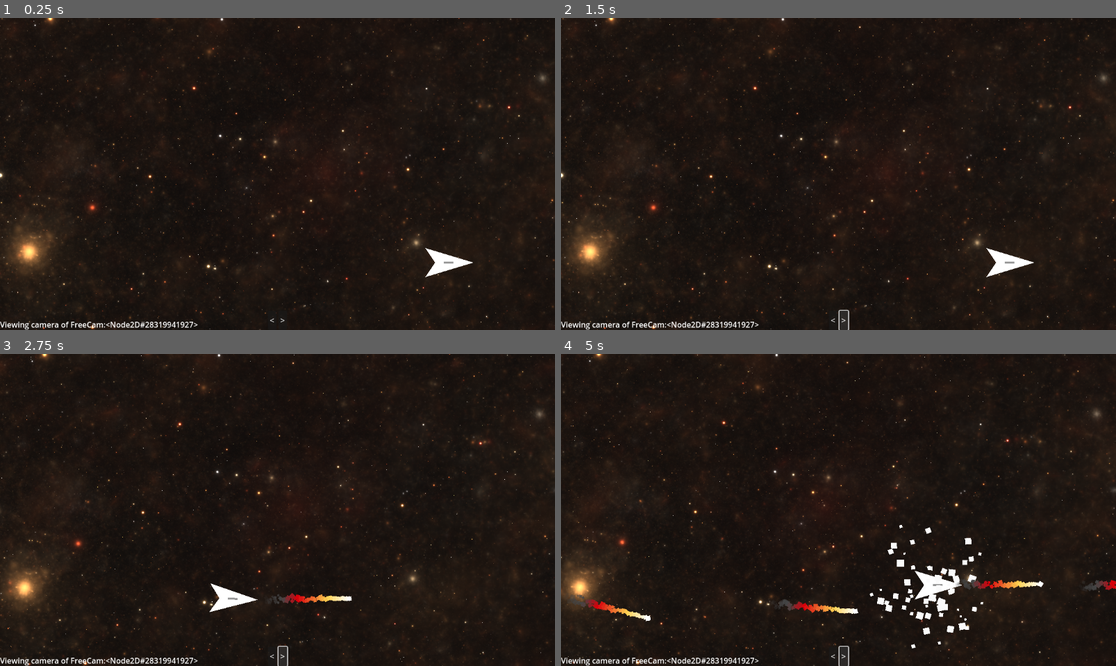
Above: before the commit, frames 1-4 (two rows, left to right).
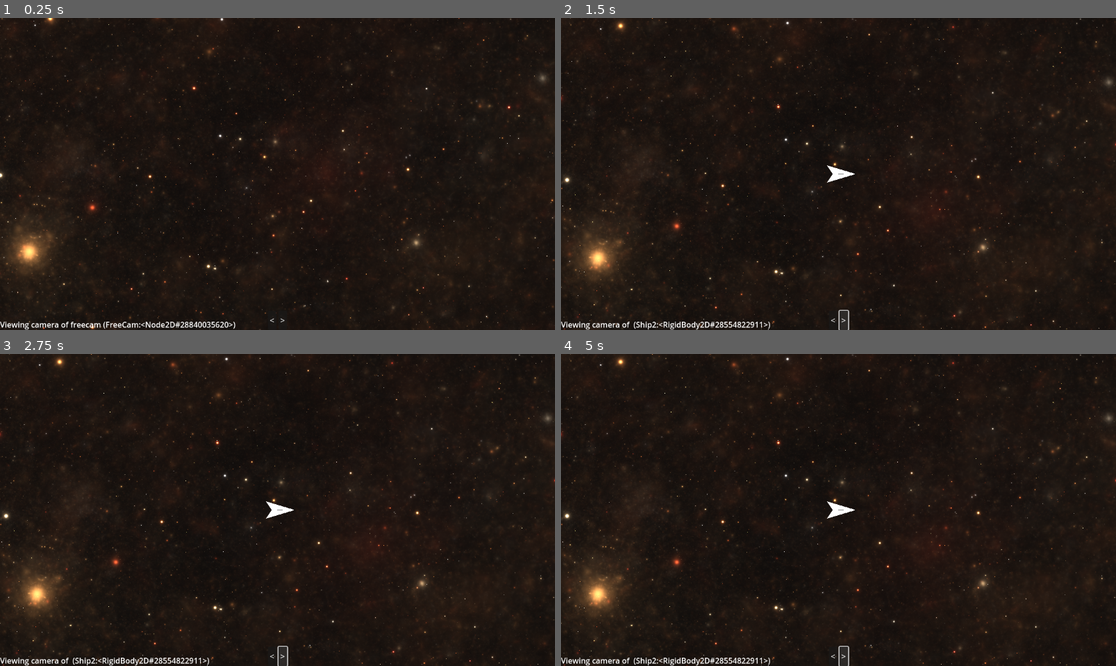
Above: after the commit, the same moments.

Repository: FKD13/Void-Protocol
Game: Godot game, scene res://root.tscn
The game is run twice, just before and just after one commit, with the same random seed, the same clock (stepped at 60 frames per second) and the same inputs.
Inputs:
- Up to frame 1 (0.25 s): no input
- Up to frame 2 (1.5 s): click "<" at 0.5 s; click ">" at 1.25 s
- Up to frame 3 (2.75 s): tap Enter at 2 s; hold Right (ui_right) from 2.03 s (still down); hold L from 2.03 s (still down); tap Space at 2.27 s; tap M at 2.3 s
- Up to frame 4 (5 s): release Right (ui_right) at 2.78 s; release L at 2.78 s; hold Down (ui_down) 2.78-3.53 s; tap M at 2.85, 3.8, 4.35 s; tap Space at 3.02, 4.52 s; tap L at 3.05, 4.55 s; hold Right (ui_right) 3.53-4.28 s; hold L 3.53-4.28 s; hold Up (ui_up) from 4.28 s (still down)

The runs differ from the first frame. In frame 1, 0.7% of the frame differs, in the area x 12-86%, y 73-100%; in frame 2, 3.8%; in frame 3, 4.3%; in frame 4, 5.9%, in the area x 0-100%, y 0-100%.

Commit message:
a lotta progress

Diff:
--- a/bullet.gd
+++ b/bullet.gd
@@ -1,12 +1,25 @@
 extends RigidBody2D
 
 var _origin: RigidBody2D
+var _has_hit: bool = false
+var _lifetime: float = 0
 
 func launch(direction: float, force: int, origin: RigidBody2D):
 	_origin = origin
 	apply_central_force(force*Vector2(cos(direction), sin(direction)))
 
+
+func _process(delta: float) -> void:
+	_lifetime += delta
+
+	if (_has_hit and !$Explosion.emitting) or _lifetime > (5 * 60):
+		queue_free()
+
 func _on_collision(body):
 	if body != _origin:
-		body.get_node("Explosion").emitting=true
-		#body.queue_free()
+		$Tail.emitting=false
+		$Explosion.emitting=true
+		body.queue_free()
+		var free_cam = get_node("/root/root/FreeCam")
+		free_cam.position = position
+		free_cam.get_node("Camera2D").enabled = true
--- a/bullet.tscn
+++ b/bullet.tscn
@@ -15,7 +15,11 @@
 offsets = PackedFloat32Array(0, 0.247839, 0.599424, 0.778098, 1)
 colors = PackedColorArray(1, 1, 1, 1, 1, 0.821765, 0.311124, 1, 0.843531, 0, 0.0403774, 1, 0.267304, 0.267304, 0.267304, 1, 0.267, 0.267, 0.267, 0)
 
-[node name="Bullet" type="RigidBody2D"]
+[sub_resource type="Gradient" id="Gradient_gda7c"]
+offsets = PackedFloat32Array(0, 0.631124, 0.824207, 1)
+colors = PackedColorArray(1, 1, 1, 1, 0.548165, 0.548165, 0.548165, 1, 0.443, 0.443, 0.443, 0.902, 0.368, 0.368, 0.368, 0)
+
+[node name="Bullet" type="RigidBody2D" groups=["bullets"]]
 collision_layer = 2
 collision_mask = 2
 mass = 0.5
@@ -32,7 +36,7 @@
 [node name="Polygon2D" type="Polygon2D" parent="."]
 polygon = PackedVector2Array(3, -3, 4, 0, 3, 3, 0, 4, -3, 3, -4, 0, -3, -3, 0, -4)
 
-[node name="CPUParticles2D" type="CPUParticles2D" parent="."]
+[node name="Tail" type="CPUParticles2D" parent="."]
 amount = 64
 lifetime = 0.5
 direction = Vector2(-1, 0)
@@ -45,4 +49,20 @@
 scale_amount_max = 10.0
 color_ramp = SubResource("Gradient_k3y8j")
 
+[node name="Explosion" type="CPUParticles2D" parent="."]
+emitting = false
+amount = 64
+lifetime = 20.0
+one_shot = true
+explosiveness = 1.0
+local_coords = true
+spread = 180.0
+gravity = Vector2(0, 0)
+initial_velocity_max = 241.66
+angular_velocity_min = -40.0
+angular_velocity_max = 40.0
+scale_amount_min = 4.0
+scale_amount_max = 15.0
+color_ramp = SubResource("Gradient_gda7c")
+
 [connection signal="body_entered" from="Area2D" to="." method="_on_collision"]
--- a/free_cam.gd
+++ b/free_cam.gd
@@ -1,4 +1,5 @@
 extends Node2D
+var _nickname = "freecam"
 
 func _process(delta: float) -> void:
 	if Input.is_action_pressed("ui_left"):
--- a/hud.gd
+++ b/hud.gd
@@ -10,16 +10,18 @@
 # Called every frame. 'delta' is the elapsed time since the previous frame.
 func _process(delta: float) -> void:
 	var cam = get_viewport().get_camera_2d()
-	$Label.text = "Viewing camera of " + str(cam.get_parent())
+	$Label.text = "Viewing camera of " + str(cam.get_parent()._nickname) + " (" + str(cam.get_parent()) + ")"
 
 func switch_ship(forward: bool):
 	var curr_ship = 0
 	var active_ship = get_viewport().get_camera_2d().get_parent()
+	if active_ship.name == "FreeCam":
+		active_ship = null
 	var ships = shipcontainer.get_children()
 	if not forward:
 		ships.reverse()
 	for ship in ships:
-		if ship == active_ship:
+		if ship == active_ship or not active_ship:
 			get_viewport().get_camera_2d().enabled = false
 			var new_selection = ships[(curr_ship+1) % len(ships)]
 			new_selection.get_node("Camera2D").enabled = true
--- a/project.godot
+++ b/project.godot
@@ -20,6 +20,11 @@
 version_control/plugin_name="GitPlugin"
 version_control/autoload_on_startup=true
 
+[global_group]
+
+ships="All the ships"
+bullets="All the bullets"
+
 [physics]
 
 2d/default_gravity_vector=Vector2(0, 0)
--- a/rigid_body_2d.gd
+++ b/rigid_body_2d.gd
@@ -7,9 +7,17 @@
 var _thrust_right: float = 0
 var _thrust_left: float = 0
 var _thrust_forward: float = 0
-var _gun_right: float = 0
-var _gun_left: float = 0
+var _gun_turn: float = 0
 var _gun_shoot: bool = false
+
+var _nickname: String = ""
+var _timestamp_last_cmd: int = Time.get_ticks_msec()
+
+func _ready() -> void:
+	position = Vector2(
+		randi_range(-1000, 1000),
+		randi_range(-1000, 1000)
+	)
 
 func _physics_process(delta: float) -> void:
 	# Rotational thrust
@@ -17,7 +25,7 @@
 	# Forward thrust
 	apply_central_force(delta * 80000 * (_thrust_forward) * Vector2(cos(rotation), sin(rotation)))
 	# Barrel Rotation
-	$Barrel.rotate(delta * 0.1 * (-_gun_left * _gun_right))
+	$Barrel.rotate(delta * 0.2 * _gun_turn)
 	# Shoot
 	if _gun_shoot:
 		_gun_shoot = false
@@ -26,32 +34,41 @@
 		# Spawn and move bullet
 		var b: RigidBody2D = bullet.instantiate()
 		get_tree().root.add_child(b)
+		b.linear_velocity = linear_velocity
 		b.position = position
 		b.rotation = $Barrel.rotation+rotation
 		b.launch($Barrel.rotation+rotation, 10000, self)
 
+	if Time.get_ticks_msec() - _timestamp_last_cmd > 5_000:
+		modulate = Color.WEB_GRAY
+	else:
+		modulate = Color.WHITE
+
+func _update_last_command():
+	_timestamp_last_cmd = Time.get_ticks_msec()
 
 func thrust_right(percentage: float) -> void:
+	_update_last_command()
 	if 0 <= percentage and percentage <= 1:
 		_thrust_right = percentage
 
 func thrust_left(percentage: float) -> void:
+	_update_last_command()
 	if 0 <= percentage and percentage <= 1:
 		_thrust_left = percentage
 
 func thrust_forward(percentage: float) -> void:
+	_update_last_command()
 	if 0 <= percentage and percentage <= 1:
 		_thrust_forward = percentage
 
-func gun_right(percentage: float) -> void:
-	if 0 <= percentage and percentage <= 1:
-		_gun_right = percentage
-
-func gun_left(percentage: float) -> void:
-	if 0 <= percentage and percentage <= 1:
-		_gun_left = percentage
+func gun_turn(percentage: float) -> void:
+	_update_last_command()
+	if -1 <= percentage and percentage <= 1:
+		_gun_turn = percentage
 
 func gun_shoot() -> void:
+	_update_last_command()
 	var now = Time.get_ticks_msec()
 	if now - _last_shot > 1000:
 		_last_shot = now
--- a/root.gd
+++ b/root.gd
@@ -1,5 +1,4 @@
 extends Node2D
-
 
 
 # Called every frame. 'delta' is the elapsed time since the previous frame.
--- a/root.tscn
+++ b/root.tscn
@@ -1,9 +1,8 @@
-[gd_scene load_steps=9 format=3 uid="uid://h0aetvmb4fpc"]
+[gd_scene load_steps=8 format=3 uid="uid://h0aetvmb4fpc"]
 
 [ext_resource type="PackedScene" uid="uid://hcfc0itylfhd" path="res://ship.tscn" id="1_mhsl7"]
 [ext_resource type="Script" path="res://root.gd" id="1_v85q6"]
 [ext_resource type="Script" path="res://free_cam.gd" id="2_n7a5q"]
-[ext_resource type="Script" path="res://local_input.gd" id="5_7hd3b"]
 [ext_resource type="Shader" path="res://background_space_shader.gdshader" id="5_68052"]
 [ext_resource type="Script" path="res://socket_server.gd" id="5_exiiw"]
 [ext_resource type="Script" path="res://hud.gd" id="7_27mjm"]
@@ -33,7 +32,6 @@
 script = ExtResource("5_exiiw")
 
 [node name="ShipContainer" type="Node2D" parent="Server"]
-script = ExtResource("5_7hd3b")
 
 [node name="Ship2" parent="Server/ShipContainer" instance=ExtResource("1_mhsl7")]
 position = Vector2(1987, 624)
--- a/ship.tscn
+++ b/ship.tscn
@@ -1,12 +1,8 @@
-[gd_scene load_steps=3 format=3 uid="uid://hcfc0itylfhd"]
+[gd_scene load_steps=2 format=3 uid="uid://hcfc0itylfhd"]
 
 [ext_resource type="Script" path="res://rigid_body_2d.gd" id="1_pmm3k"]
 
-[sub_resource type="Gradient" id="Gradient_w3y7l"]
-offsets = PackedFloat32Array(0, 0.631124, 0.824207, 1)
-colors = PackedColorArray(1, 1, 1, 1, 0.548165, 0.548165, 0.548165, 1, 0.443, 0.443, 0.443, 0.902, 0.368, 0.368, 0.368, 0)
-
-[node name="Ship" type="RigidBody2D"]
+[node name="Ship" type="RigidBody2D" groups=["ships"]]
 mass = 4.0
 script = ExtResource("1_pmm3k")
 
@@ -23,21 +19,6 @@
 color = Color(0.587078, 0.587078, 0.587078, 1)
 polygon = PackedVector2Array(9, 1, -1, 1, -1, -1, 9, -1)
 
-[node name="Explosion" type="CPUParticles2D" parent="."]
-emitting = false
-amount = 64
-lifetime = 20.0
-one_shot = true
-explosiveness = 1.0
-local_coords = true
-spread = 180.0
-gravity = Vector2(0, 0)
-initial_velocity_max = 241.66
-angular_velocity_min = -40.0
-angular_velocity_max = 40.0
-scale_amount_min = 4.0
-scale_amount_max = 15.0
-color_ramp = SubResource("Gradient_w3y7l")
-
 [node name="Camera2D" type="Camera2D" parent="." groups=["camera"]]
 enabled = false
+zoom = Vector2(0.6, 0.6)
--- a/socket_server.gd
+++ b/socket_server.gd
@@ -4,8 +4,10 @@
 
 var socket = WebSocketPeer.new()
 var is_announced = false
+var game_state_sync_delta_sum_timout_float: float = 0.36
+var state_game_sync_timeout_delta_interval_float: float = 0.1 # 10 Hz
 
-@export var URL: String = "ws://192.168.0.139:7000"
+@export var URL: String = "ws://localhost:7000"
 
 func _ready():
 	socket.connect_to_url(URL)
@@ -23,6 +25,43 @@
 			var msg_str = packet_data.get_string_from_utf8()
 			print(msg_str)
 			_handle_message(JSON.parse_string(msg_str))
+
+		game_state_sync_delta_sum_timout_float += delta
+		if game_state_sync_delta_sum_timout_float > state_game_sync_timeout_delta_interval_float:
+			var game_state = {"ships": [], "bullets": []}
+
+			for ship: RigidBody2D in get_tree().get_nodes_in_group("ships"):
+				game_state["ships"].append({
+					"uuid": ship.name,
+					"position": [
+						_round_to_dec(ship.position.x, 2),
+						_round_to_dec(ship.position.y, 2)
+					],
+					"rotation": _round_to_dec(ship.rotation, 4),
+					"linear_velocity": [
+						_round_to_dec(ship.linear_velocity.x, 6),
+						_round_to_dec(ship.linear_velocity.y, 6)
+					],
+					"angular_velocity": _round_to_dec(ship.angular_velocity, 6),
+					"gun_rotation": _round_to_dec(ship.get_node("Barrel").rotation, 4),
+				})
+
+			for bullet: RigidBody2D in get_tree().get_nodes_in_group("bullets"):
+				game_state["bullets"].append({
+					"position": [
+						_round_to_dec(bullet.position.x, 2),
+						_round_to_dec(bullet.position.y, 2)
+					],
+					"linear_velocity": [
+						_round_to_dec(bullet.linear_velocity.x, 6),
+						_round_to_dec(bullet.linear_velocity.y, 6)
+					],
+				})
+
+			socket.send_text(JSON.stringify({"type": "game_state", "value": game_state}))
+
+			game_state_sync_delta_sum_timout_float = 0
+
 	elif state == WebSocketPeer.STATE_CONNECTING:
 		pass
 	elif state == WebSocketPeer.STATE_CLOSING:
@@ -47,10 +86,8 @@
 			_turn_left(message)
 		"thrust_forward":
 			_thrust_forward(message)
-		"gun_turn_right":
-			_gun_turn_right(message)
-		"gun_turn_left":
-			_gun_turn_left(message)
+		"gun_turn":
+			_gun_turn(message)
 		"gun_shoot":
 			_gun_shoot(message)
 		var unkown_action:
@@ -59,6 +96,7 @@
 func _registration(message: Dictionary):
 	var new_ship = ship.instantiate()
 	new_ship.name = message.client_id
+	new_ship._nickname = message.value
 
 	# Add a camera so we can follow the ship
 	#var root = get_tree().root
@@ -85,17 +123,15 @@
 	if current_ship != null:
 		current_ship.thrust_forward(message.value)
 
-func _gun_turn_right(message: Dictionary):
+func _gun_turn(message: Dictionary):
 	var current_ship = $ShipContainer.get_node(message.client_id)
 	if current_ship != null:
-		current_ship.gun_right(message.value)
-
-func _gun_turn_left(message: Dictionary):
-	var current_ship = $ShipContainer.get_node(message.client_id)
-	if current_ship != null:
-		current_ship.gun_left(message.value)
+		current_ship.gun_turn(message.value)
 
 func _gun_shoot(message: Dictionary):
 	var current_ship = $ShipContainer.get_node(message.client_id)
 	if current_ship != null:
 		current_ship.gun_shoot()
+
+func _round_to_dec(num, digit):
+	return round(num * pow(10.0, digit)) / pow(10.0, digit)
Not shown: 1 places in bullet.tscn that only renumber resources
Not shown, changed: export_presets.cfg
Not shown, changed: python/mini_client.py
Not shown, changed: python/socket_proxy.py
